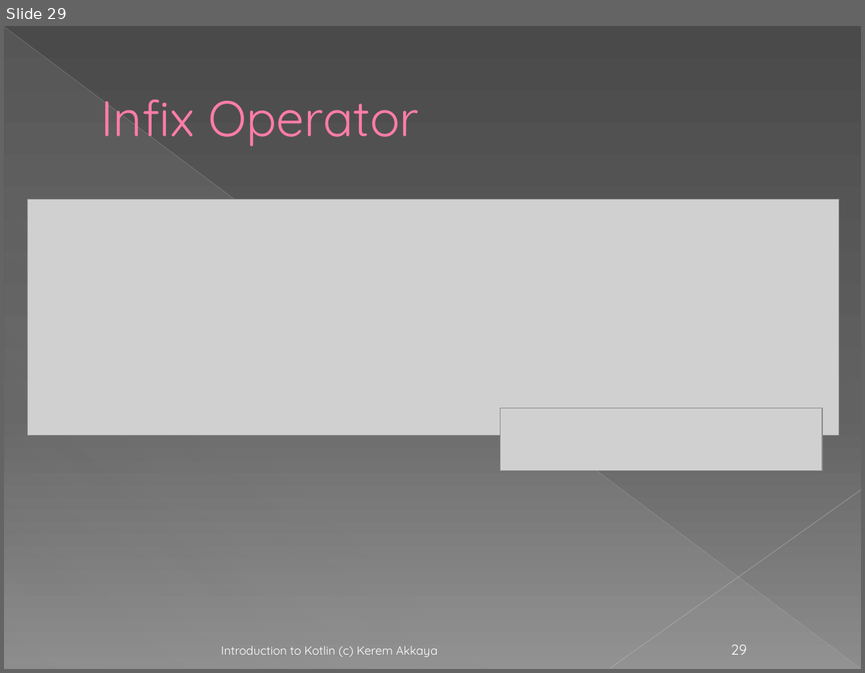
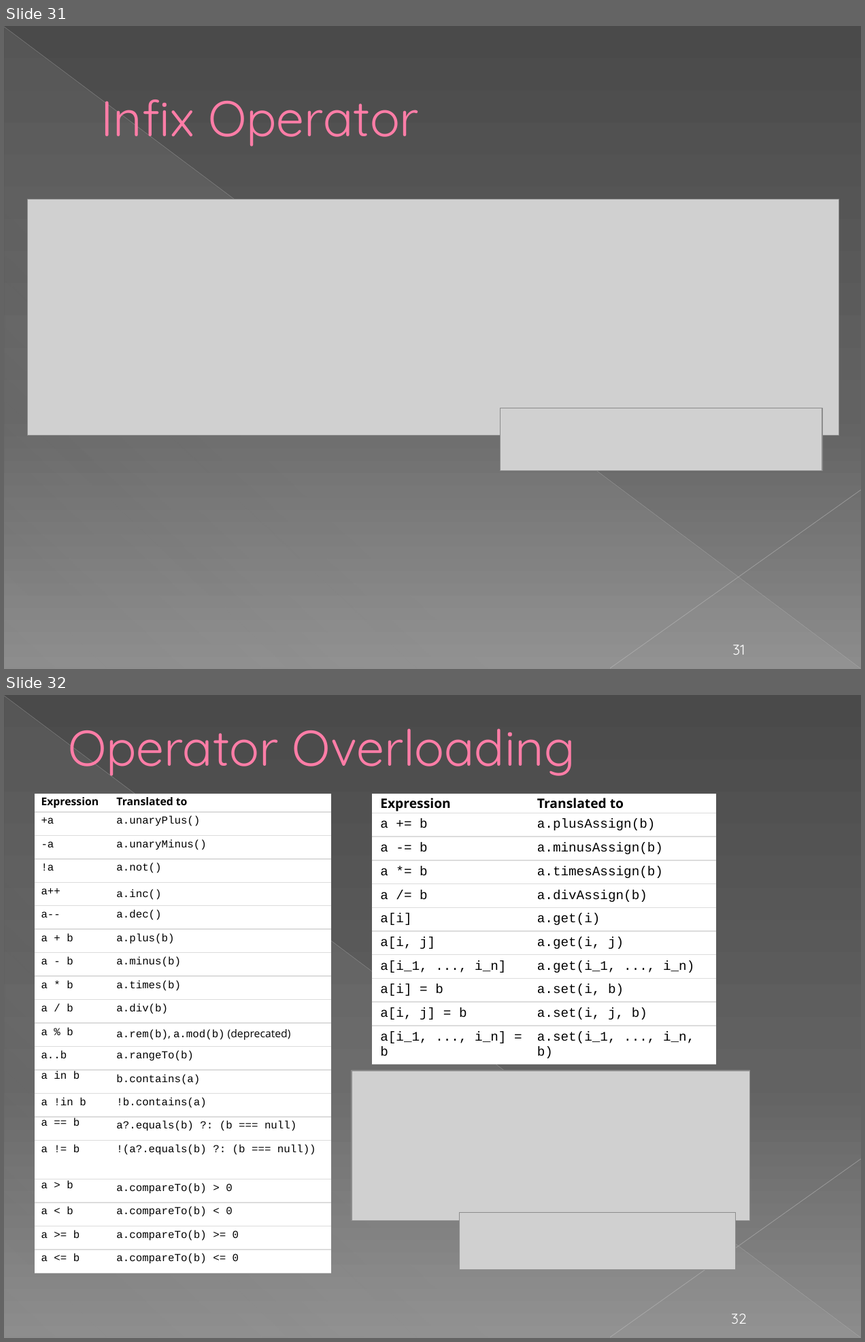
Before and after one commit to KeremAkkaya/kotlinpresentation, a slide deck: Kotlin Programlamaya Giriş.pptx. Shown one above the other, each under a label of ours: slide 29 before the commit, slides 31 and 32 after it. The pictures are 865x673 and 865x1342 pixels, drawn with LibreOffice and Linux fonts; fonts in the diff are those of the drawing; grey boxes stand for pictures; background and template pictures are left out. Boxes give left, top, right and bottom in pixels: in the first picture for what was removed or moved away, otherwise in the second. Text is boxed around its words. In the diff, an @@ line names an element or a change of style, - is before the commit and + after.

Commit message:
Introduction to kotlin

```diff
--- a/Kotlin Programlamaya Giriş.pptx
+++ b/Kotlin Programlamaya Giriş.pptx
@@ slide 32 added at bbox=[4, 695, 861, 1338], background gradient #4A4A4A to #626262 to #8C8C8C; not listed: 3 template elements that a slide beside it also shows @@
@@ title added at bbox=[68, 728, 575, 779], 42 pt, text #FF7DA7 @@
+Operator Overloading
@@ table added at bbox=[34, 794, 330, 1272], 20 rows, 2 columns @@
+Expression | Translated to
++a | a.unaryPlus()
+-a | a.unaryMinus()
+!a | a.not()
+a++ | a.inc()
+a-- | a.dec()
+a + b | a.plus(b)
+a - b | a.minus(b)
+a * b | a.times(b)
+a / b | a.div(b)
+a % b | a.rem(b), a.mod(b) (deprecated)
+a..b | a.rangeTo(b)
+a in b | b.contains(a)
+a !in b | !b.contains(a)
+a == b | a?.equals(b) ?: (b === null)
+a != b | !(a?.equals(b) ?: (b === null))
+a > b | a.compareTo(b) > 0
+a < b | a.compareTo(b) < 0
+a >= b | a.compareTo(b) >= 0
+a <= b | a.compareTo(b) <= 0
@@ table added at bbox=[372, 794, 715, 1061], 11 rows, 2 columns @@
+Expression | Translated to
+a += b | a.plusAssign(b)
+a -= b | a.minusAssign(b)
+a *= b | a.timesAssign(b)
+a /= b | a.divAssign(b)
+a[i] | a.get(i)
+a[i, j] | a.get(i, j)
+a[i_1, ..., i_n] | a.get(i_1, ..., i_n)
+a[i] = b | a.set(i, b)
+a[i, j] = b | a.set(i, j, b)
+a[i_1, ..., i_n] = b | a.set(i_1, ..., i_n, b)
@@ picture added at bbox=[352, 1070, 750, 1220] @@
@@ picture added at bbox=[459, 1212, 735, 1269] @@
@@ page number added at bbox=[731, 1313, 747, 1323], 12 pt, text #FFFFFF @@
+32
@@ what was slide 29 is now slide 31 @@
@@ slide 31 changed as well @@
@@ text removed at bbox=[221, 645, 437, 657] @@
-Introduction to Kotlin (c) Kerem Akkaya
@@ page number at bbox=[732, 644, 745, 654]: text changed @@
-29
+31
```
Also in this commit, not shown: 47 other slides changed, 7 other slides added, 1 other file.
